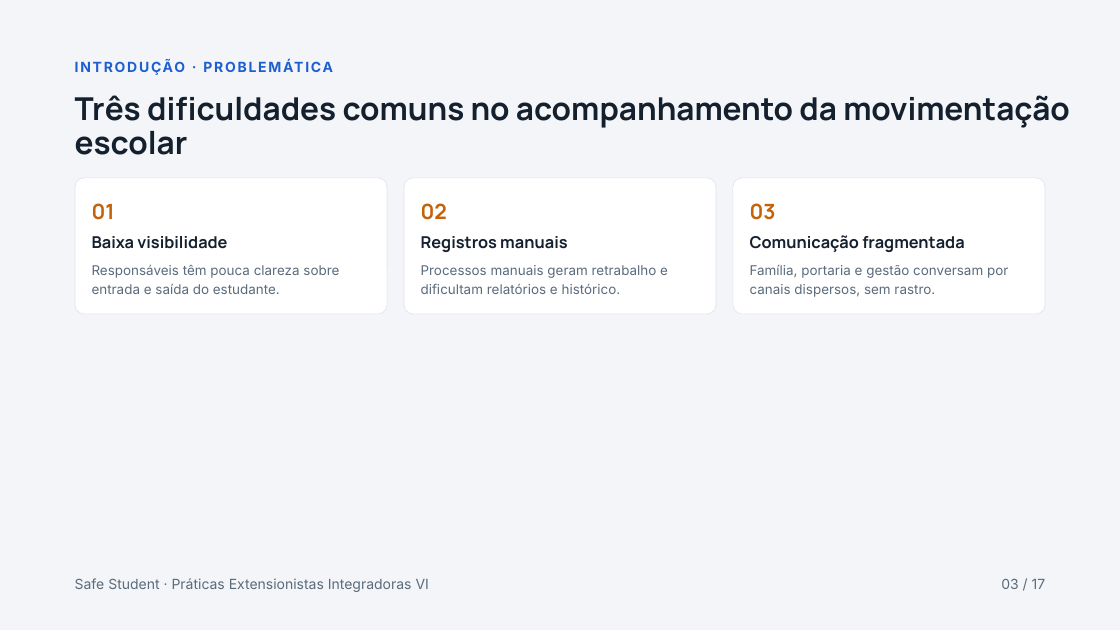
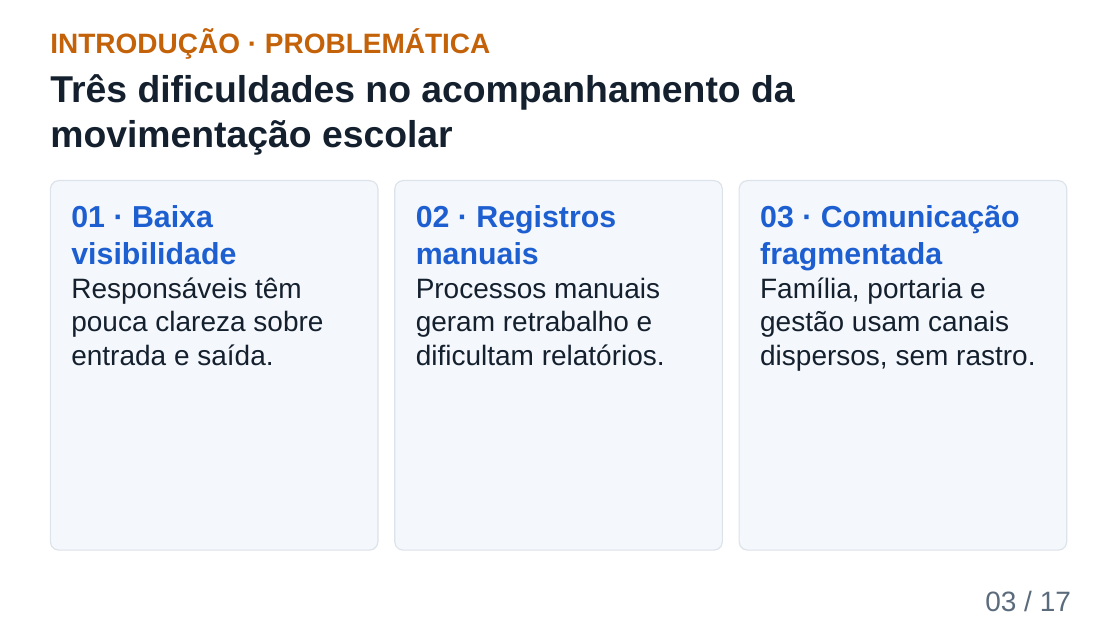
Before and after one commit to richaferreira/Safe_Student, a slide deck: slide 3 of 08_Apresentacao_Final_Safe_Student.pptx. Drawn at 1120x630 pixels with LibreOffice and Linux fonts; fonts in the diff are those of the drawing. Boxes give left, top, right and bottom in pixels: in the first picture for what was removed or moved away, otherwise in the second. Text is boxed around its words. In the diff, an @@ line names an element or a change of style, - is before the commit and + after.

```diff
--- a/08_Apresentacao_Final_Safe_Student.pptx
+++ b/08_Apresentacao_Final_Safe_Student.pptx
@@ background #F3F5F8 to #FFFFFF @@
@@ text "INTRODUÇÃO · PROBLEMÁTICA": place and size @@
-text "INTRODUÇÃO · PROBLEMÁTICA" at box(75, 56, 1075, 78)
+text "INTRODUÇÃO · PROBLEMÁTICA" at box(50, 31, 490, 58)
@@ text "INTRODUÇÃO · PROBLEMÁTICA" at box(50, 31, 490, 58): size 12 to 24 pt, font Inter to Arial, text colour #1D5FD0 to #C4620A, letter spacing 1.5 to 0 pt; line spacing 16.8pt to 1 @@
@@ text at box(50, 74, 795, 155): text changed; size 27 to 32 pt; font Manrope to Arial @@
-Três dificuldades comuns no acompanhamento da movimentação escolar
+Três dificuldades no acompanhamento da movimentação escolar
@@ rounded rectangle removed at box(75, 178, 387, 314) @@
@@ rounded rectangle removed at box(734, 178, 1046, 314) @@
@@ rounded rectangle added at box(50, 181, 378, 550), fill #F4F7FB, outline #DDE3EA 1 pt @@
@@ text at box(71, 205, 323, 366): text changed; size 11.5 to 24 pt; font Inter to Arial; text colour #5B6B7C to #14202E @@
-Responsáveis têm pouca clareza sobre entrada e saída do estudante.
+01 · Baixa visibilidade
+Responsáveis têm pouca clareza sobre entrada e saída.
@@ text removed at box(92, 203, 115, 220) @@
-01
@@ rounded rectangle: place and size @@
-rounded rectangle at box(404, 178, 717, 314)
+rounded rectangle at box(395, 181, 723, 550)
@@ rounded rectangle at box(395, 181, 723, 550): fill #FFFFFF to #F4F7FB; outline #DDE3EA 0.5 pt to #DDE3EA 1 pt; proportions changed @@
@@ text at box(416, 205, 665, 366): text changed; size 11.5 to 24 pt; font Inter to Arial; text colour #5B6B7C to #14202E @@
-Processos manuais geram retrabalho e dificultam relatórios e histórico.
+02 · Registros manuais
+Processos manuais geram retrabalho e dificultam relatórios.
@@ text removed at box(421, 203, 447, 220) @@
-02
@@ rounded rectangle added at box(739, 181, 1067, 550), fill #F4F7FB, outline #DDE3EA 1 pt @@
@@ text removed at box(750, 203, 776, 220) @@
-03
@@ text at box(760, 205, 1035, 370): text changed; size 11.5 to 24 pt; font Inter to Arial; text colour #5B6B7C to #14202E @@
-Família, portaria e gestão conversam por canais dispersos, sem rastro.
+03 · Comunicação fragmentada
+Família, portaria e gestão usam canais dispersos, sem rastro.
@@ text removed at box(92, 236, 227, 249) @@
-Baixa visibilidade
@@ text removed at box(421, 236, 567, 252) @@
-Registros manuais
@@ text removed at box(750, 235, 964, 252) @@
-Comunicação fragmentada
@@ text removed at box(75, 578, 429, 592) @@
-Safe Student · Práticas Extensionistas Integradoras VI
@@ text "03 / 17": place and size @@
-text "03 / 17" at box(1001, 578, 1046, 589)
+text "03 / 17" at box(985, 591, 1071, 612)
@@ text "03 / 17" at box(985, 591, 1071, 612): size 12 to 24 pt, font Inter to Arial; line spacing 16.8pt to 1 @@
```
Also in this commit, not shown: 16 other slides changed, 2 other files.
